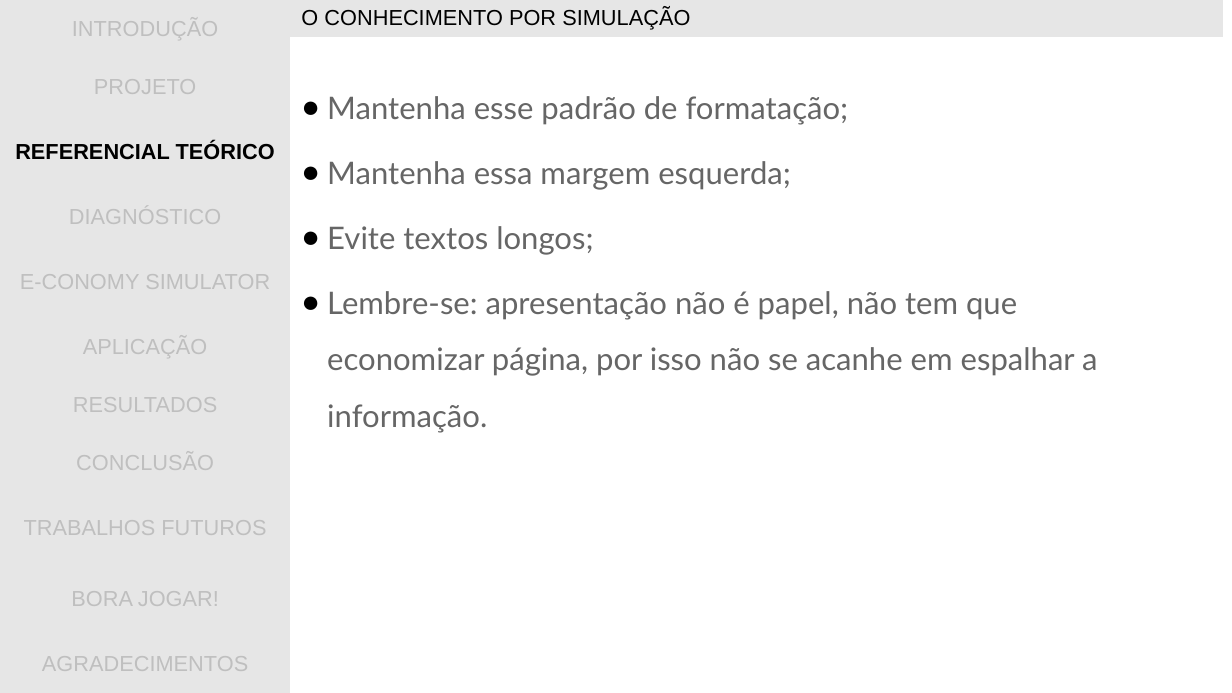
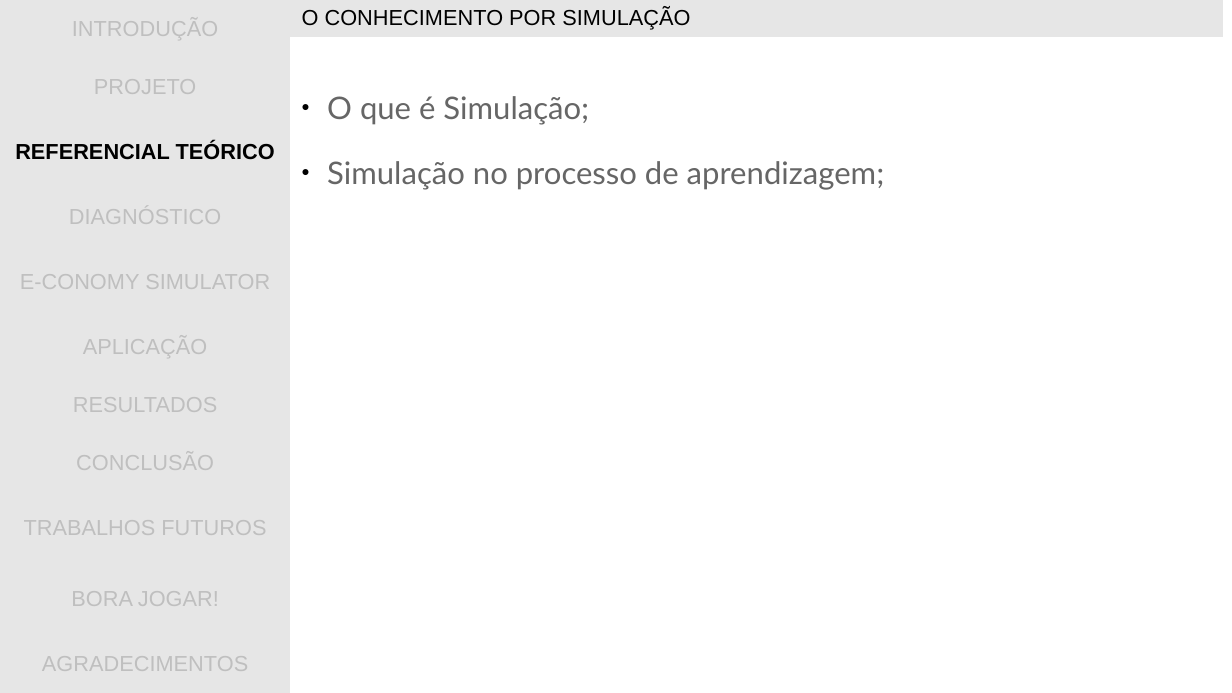
Before and after one commit to gwathsule/e-conomy-simulator, a slide deck: slide 7 of documentacao/apresentacao_tcc.ppt. Drawn at 1232x693 pixels with LibreOffice and Linux fonts; fonts in the diff are those of the drawing; background and template pictures are left out. Boxes give left, top, right and bottom in pixels: in the first picture for what was removed or moved away, otherwise in the second. Text is boxed around its words. In the diff, an @@ line names an element or a change of style, - is before the commit and + after.

```diff
--- a/documentacao/apresentacao_tcc.ppt
+++ b/documentacao/apresentacao_tcc.ppt
@@ text at box(327, 96, 885, 190): text changed @@
-● Mantenha esse padrão de formatação;
-● Mantenha essa margem esquerda;
-● Evite textos longos;
-● Lembre-se: apresentação não é papel, não tem que economizar página, por isso não se acanhe em espalhar a informação.
+● O que é Simulação;
+● Simulação no processo de aprendizagem;
```
Also in this commit, not shown: 10 other slides changed, 1 slide removed.
